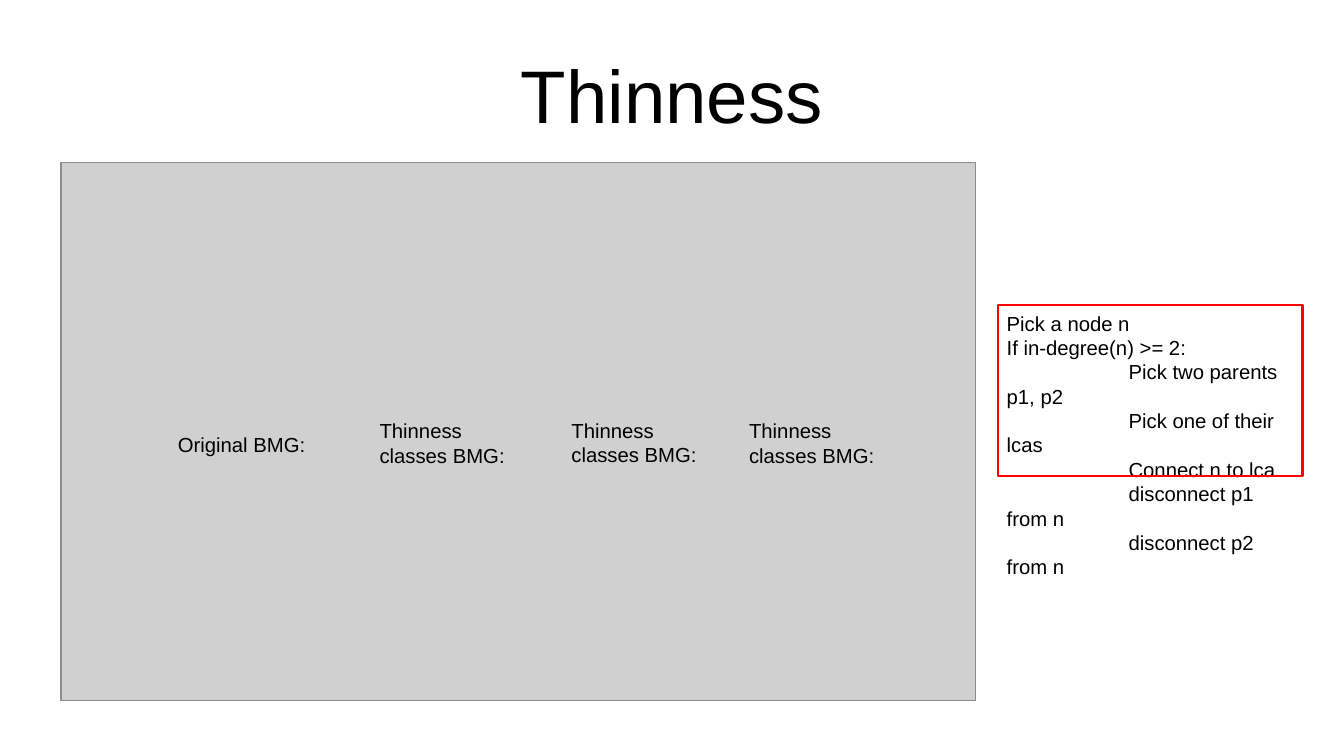
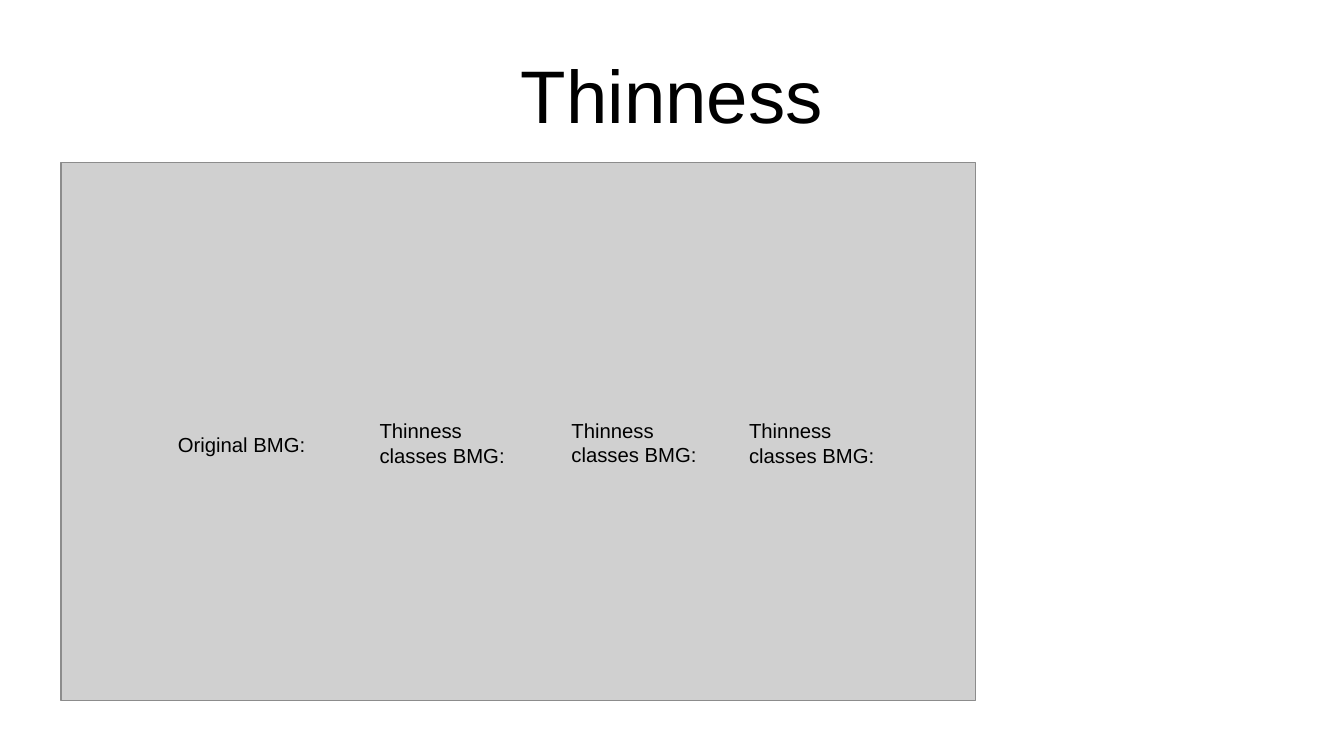
Before and after one commit to Maxisman/fortgeschrittene_Methoden_der_Bioinformatik, a slide deck: slide 7 of Code/Presentation/Task2/Task2_slides.odp (slide 10 before the commit). Drawn at 1344x756 pixels with LibreOffice and Linux fonts; fonts in the diff are those of the drawing; grey boxes stand for pictures. Boxes give left, top, right and bottom in pixels: in the first picture for what was removed or moved away, otherwise in the second. Text is boxed around its words. In the diff, an @@ line names an element or a change of style, - is before the commit and + after.

Commit message:
updated presentation

```diff
--- a/Code/Presentation/Task2/Task2_slides.odp
+++ b/Code/Presentation/Task2/Task2_slides.odp
@@ rectangle removed at (999, 305, 1304, 477) @@
@@ text removed at (1007, 316, 1278, 575) @@
-Pick a node n
-If in-degree(n) >= 2:
-Pick two parents p1, p2
-Pick one of their lcas
-Connect n to lca
-disconnect p1 from n
-disconnect p2 from n
```
Also in this commit, not shown: 7 other slides changed, 5 slides added, 1 slide removed, 4 other files.
